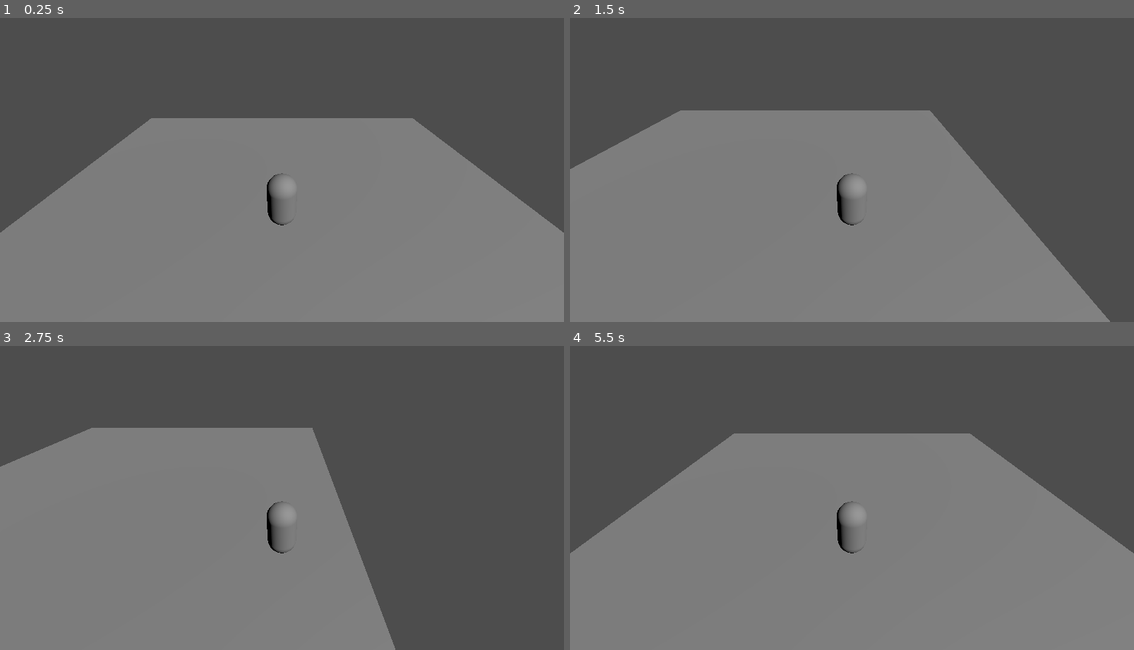
Above: before the commit, frames 1-4 (two rows, left to right).
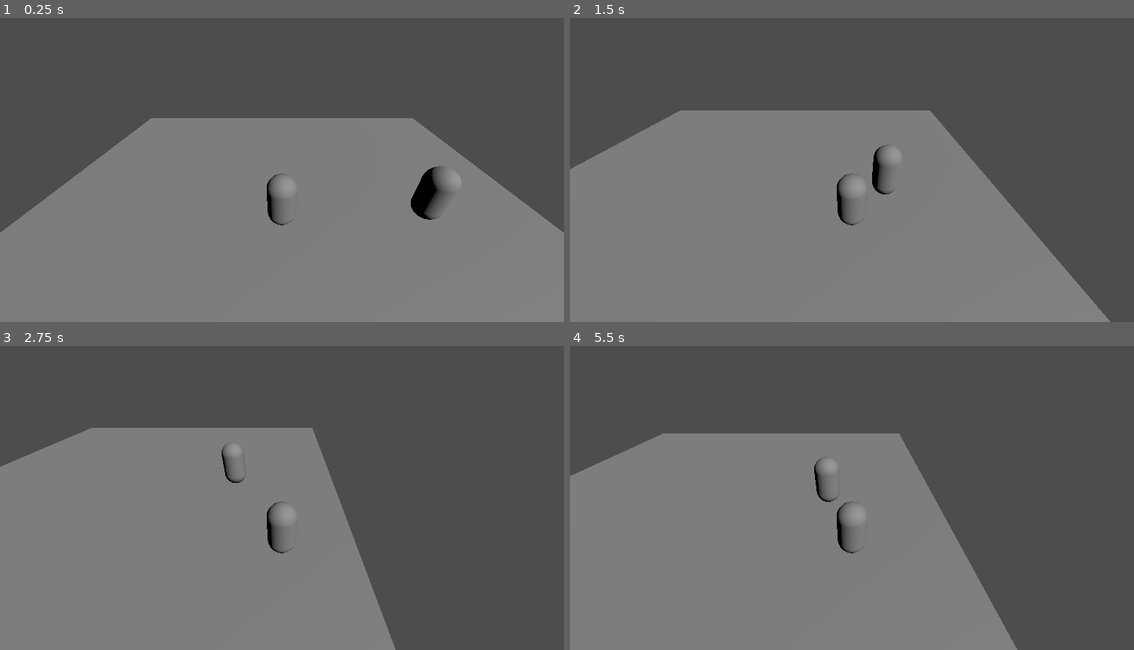
Above: after the commit, the same moments.

Repository: horangelmillan/godot_proyect
Game: Godot game, scene res://Main.tscn
Same seed, same stepped clock (60 frames per second), same inputs: the game is played once before the commit and once after it.
Inputs:
- Up to frame 1 (0.25 s): no input
- Up to frame 2 (1.5 s): tap Enter (ui_accept) at 0.5, 0.77 s; hold Right (ui_right) 0.53-1.28 s; tap E (interact, bound only after the commit) at 0.6, 1.35 s; hold Down (ui_down) from 1.28 s (still down)
- Up to frame 3 (2.75 s): tap Enter (ui_accept) at 1.52 s; release Down (ui_down) at 2.03 s; hold Right (ui_right) from 2.03 s (still down); tap E (interact, bound only after the commit) at 2.1 s
- Up to frame 4 (5.5 s): release Right (ui_right) at 2.78 s; hold Up (ui_up) 2.78-3.53 s; tap E (interact, bound only after the commit) every 0.75 s from 2.85 to 5.1 s; tap Enter (ui_accept) at 3.02, 3.77, 4.52 s; hold Left (ui_left) 3.53-5.03 s; hold Down (ui_down) from 5.03 s (still down)

The runs differ from the first frame. In frame 1, 0.8% of the frame differs, in the area x 72-82%, y 48-67%; in frame 2, 0.3%; in frame 3, 0.1%; in frame 4, 21%, in the area x 0-100%, y 28-100%.

Commit message:
Interact player with NPC

Diff:
--- a/nuevo-proyecto-de-juego/Main.tscn
+++ b/nuevo-proyecto-de-juego/Main.tscn
@@ -2,6 +2,7 @@
 
 [ext_resource type="Script" uid="uid://d06w4qwkvwj2l" path="res://player.gd" id="1_glv2v"]
 [ext_resource type="Script" uid="uid://btu4usn7nbpud" path="res://camera_3d.gd" id="2_uu6xs"]
+[ext_resource type="Script" uid="uid://dlpwcs3vfh3lu" path="res://npc.gd" id="3_r0du0"]
 
 [sub_resource type="PhysicsMaterial" id="PhysicsMaterial_glv2v"]
 
@@ -14,6 +15,10 @@
 [sub_resource type="CapsuleMesh" id="CapsuleMesh_glv2v"]
 
 [sub_resource type="CapsuleShape3D" id="CapsuleShape3D_uu6xs"]
+
+[sub_resource type="CapsuleMesh" id="CapsuleMesh_uu6xs"]
+
+[sub_resource type="CapsuleShape3D" id="CapsuleShape3D_r0du0"]
 
 [node name="Main" type="Node3D" unique_id=1222257783]
 
@@ -43,3 +48,13 @@
 
 [node name="Light" type="DirectionalLight3D" parent="." unique_id=179730480]
 transform = Transform3D(0.70710677, -0.49999997, 0.49999997, 0, 0.70710677, 0.70710677, -0.70710677, -0.49999997, 0.49999997, 0, 0, 0)
+
+[node name="NPC" type="CharacterBody3D" parent="." unique_id=280037159 groups=["npc"]]
+transform = Transform3D(1, 0, 0, 0, 1, 0, 0, 0, 1, 5, 2, 0)
+script = ExtResource("3_r0du0")
+
+[node name="MeshInstance3D" type="MeshInstance3D" parent="NPC" unique_id=153852375]
+mesh = SubResource("CapsuleMesh_uu6xs")
+
+[node name="CollisionShape3D" type="CollisionShape3D" parent="NPC" unique_id=1811800946]
+shape = SubResource("CapsuleShape3D_r0du0")
--- /dev/null
+++ b/nuevo-proyecto-de-juego/npc.gd
@@ -0,0 +1,4 @@
+extends CharacterBody3D
+
+func interact():
+	print("Hola aventurero")
--- a/nuevo-proyecto-de-juego/player.gd
+++ b/nuevo-proyecto-de-juego/player.gd
@@ -3,6 +3,7 @@
 
 const SPEED = 5.0
 const JUMP_VELOCITY = 4.5
+var interaction_distance = 1.5
 
 
 func _physics_process(delta: float) -> void:
@@ -25,4 +26,21 @@
 		velocity.x = move_toward(velocity.x, 0, SPEED)
 		velocity.z = move_toward(velocity.z, 0, SPEED)
 
+	if Input.is_action_just_pressed("interact"):
+		try_interact()
+
 	move_and_slide()
+
+func try_interact():
+
+	var npcs = get_tree().get_nodes_in_group("npc")
+
+	for npc in npcs:
+
+		var distance = global_position.distance_to(
+			npc.global_position
+		)
+
+		if distance < interaction_distance:
+			npc.interact()
+			return
--- a/nuevo-proyecto-de-juego/project.godot
+++ b/nuevo-proyecto-de-juego/project.godot
@@ -20,6 +20,14 @@
 version_control/plugin_name="GitPlugin"
 version_control/autoload_on_startup=true
 
+[input]
+
+interact={
+"deadzone": 0.2,
+"events": [Object(InputEventKey,"resource_local_to_scene":false,"resource_name":"","device":-1,"window_id":0,"alt_pressed":false,"shift_pressed":false,"ctrl_pressed":false,"meta_pressed":false,"pressed":false,"keycode":0,"physical_keycode":69,"key_label":0,"unicode":101,"location":0,"echo":false,"script":null)
+]
+}
+
 [physics]
 
 3d/physics_engine="Jolt Physics"
Not shown, added: nuevo-proyecto-de-juego/npc.gd.uid
